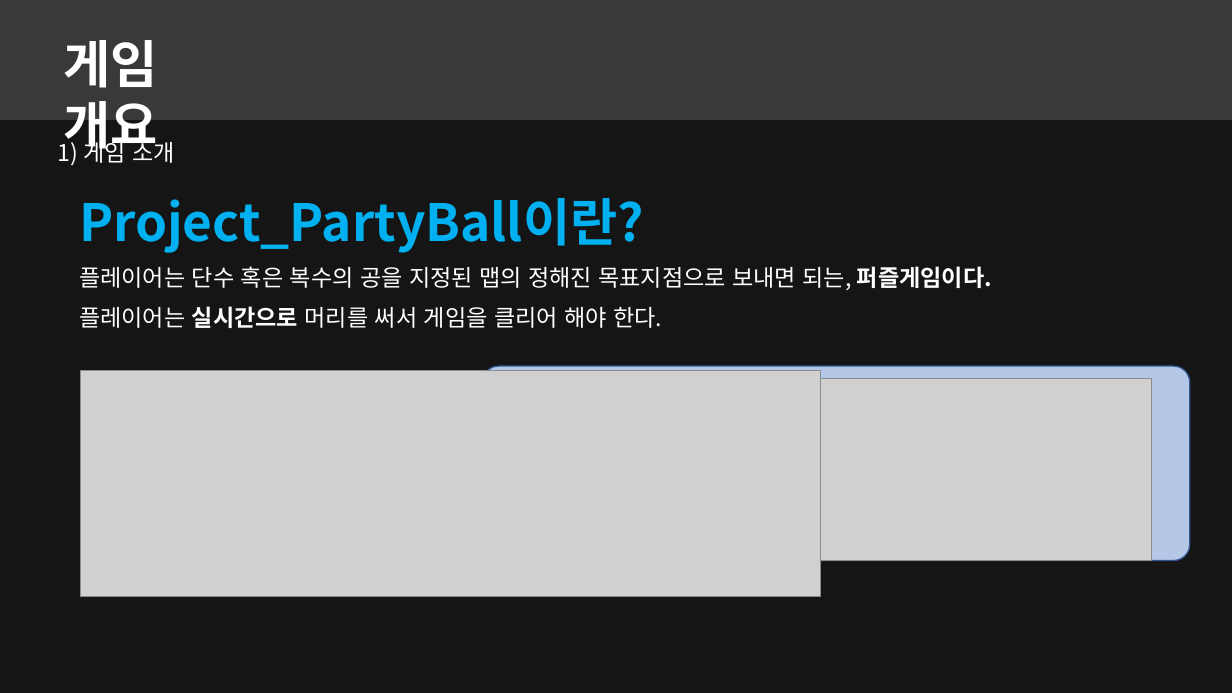
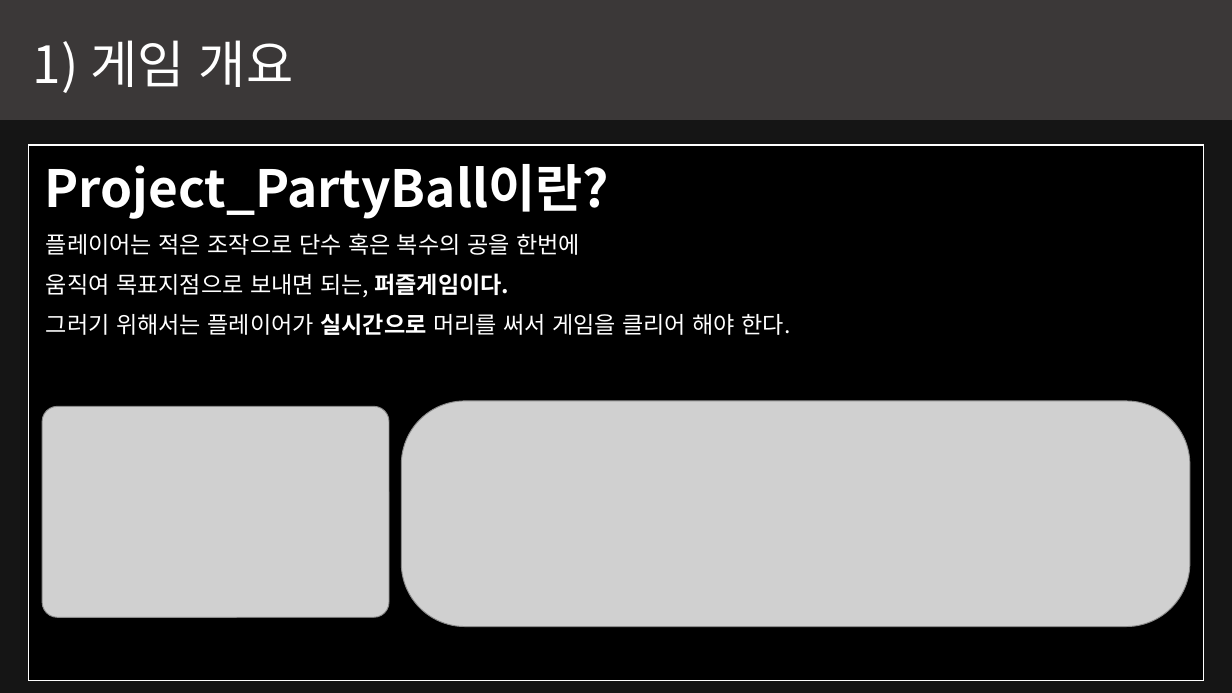
Before and after one commit to kjpark102312/Jagu_Agis, a slide deck: slide 2 of Presentation/AGIS 발표자료.pptx. Drawn at 1232x693 pixels with LibreOffice and Linux fonts; fonts in the diff are those of the drawing; grey boxes stand for pictures; background and template pictures are left out; a plain dark background stands for a picture behind light text. Boxes give left, top, right and bottom in pixels: in the first picture for what was removed or moved away, otherwise in the second. Text is boxed around its words. In the diff, an @@ line names an element or a change of style, - is before the commit and + after.

```diff
--- a/Presentation/AGIS 발표자료.pptx
+++ b/Presentation/AGIS 발표자료.pptx
@@ text at <box>33,40,293,93</box>: text changed; bold off @@
-게임 개요
+1) 게임 개요
@@ text "Project_PartyBall이란?": place and size @@
-text "Project_PartyBall이란?" at <box>79,198,992,328</box>
+text "Project_PartyBall이란?" at <box>45,164,791,335</box>
@@ rectangle added at <box>29,145,1204,680</box>, fill #000000, outline #FFFFFF 1 pt @@
@@ text removed at <box>58,138,176,166</box> @@
-1) 게임 소개
@@ text at <box>45,164,610,219</box>: text colour #00B0F0 to #FFFFFF in "Project_PartyBall이란?" @@
@@ text at <box>46,233,791,335</box>: text changed @@
-플레이어는 단수 혹은 복수의 공을 지정된 맵의 정해진 목표지점으로 보내면 되는, 퍼즐게임이다.
-플레이어는 실시간으로 머리를 써서 게임을 클리어 해야 한다.
+플레이어는 적은 조작으로 단수 혹은 복수의 공을 한번에
+움직여 목표지점으로 보내면 되는, 퍼즐게임이다.
+그러기 위해서는 플레이어가 실시간으로 머리를 써서 게임을 클리어 해야 한다.
@@ picture removed at <box>81,371,821,596</box> @@
@@ rounded rectangle removed at <box>482,366,1190,560</box> @@
@@ picture added at <box>43,407,389,617</box> @@
@@ picture: place and size @@
-picture at <box>519,379,1152,561</box>
+picture at <box>401,401,1189,627</box>
```
Also in this commit, not shown: 2 other slides changed, 3 slides added, 2 slides removed, 1 other file.
